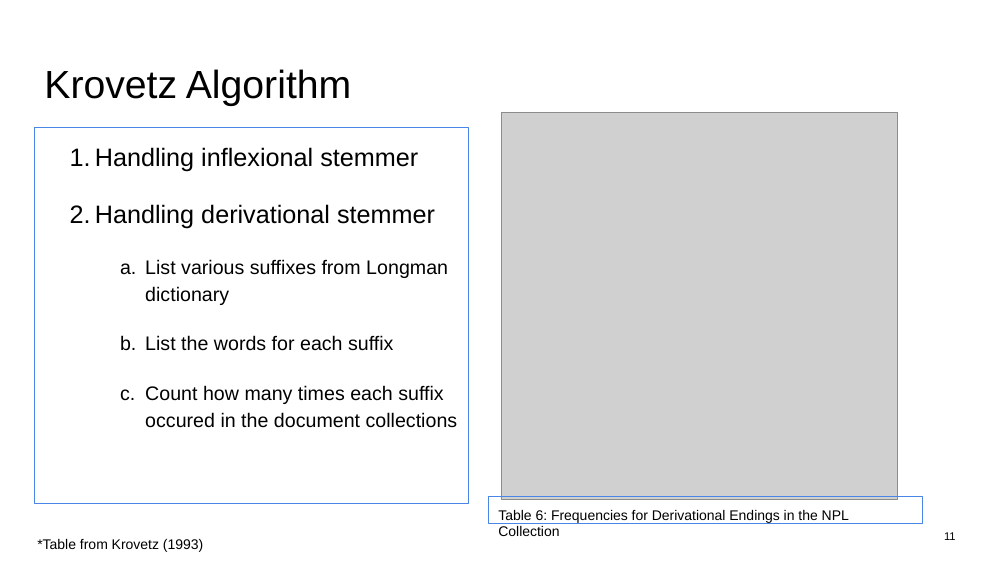
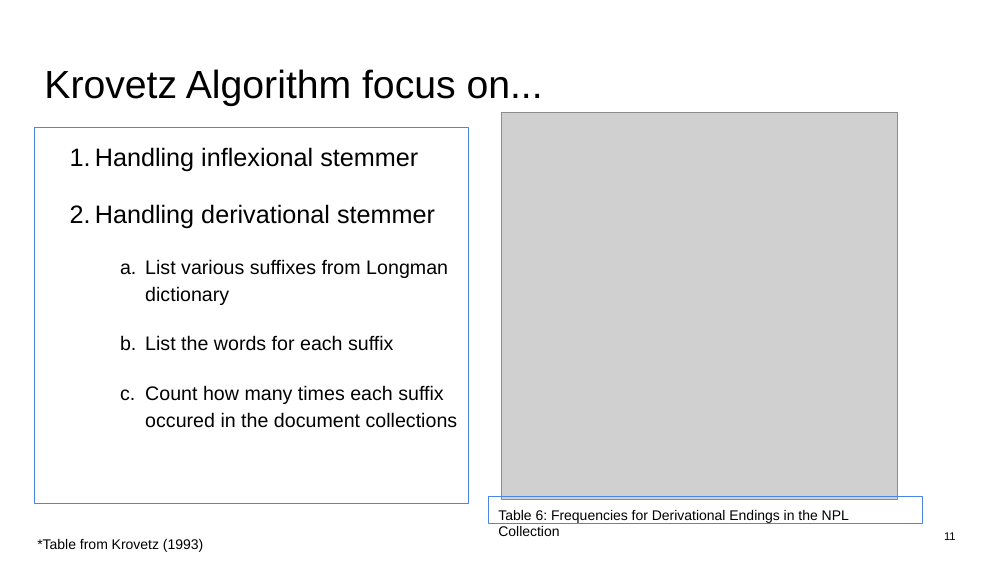
Before and after one commit to erikaris/cs834-f16, a slide deck: slide 11 of Presentation/presentation2/erika_presentation_2.pptx. Drawn at 1008x567 pixels with LibreOffice and Linux fonts; fonts in the diff are those of the drawing; grey boxes stand for pictures. Boxes give left, top, right and bottom in pixels: in the first picture for what was removed or moved away, otherwise in the second. Text is boxed around its words. In the diff, an @@ line names an element or a change of style, - is before the commit and + after.

```diff
--- a/Presentation/presentation2/erika_presentation_2.pptx
+++ b/Presentation/presentation2/erika_presentation_2.pptx
@@ title at [44, 69, 543, 106]: text changed @@
-Krovetz Algorithm
+Krovetz Algorithm focus on...
```
Also in this commit, not shown: 4 other slides changed, 1 slide added, 2 slides removed.
